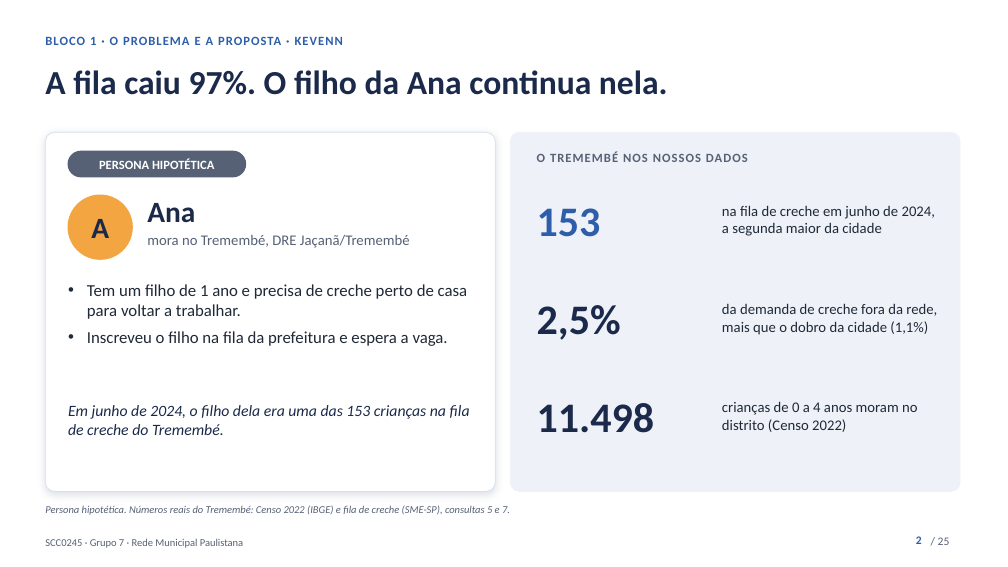
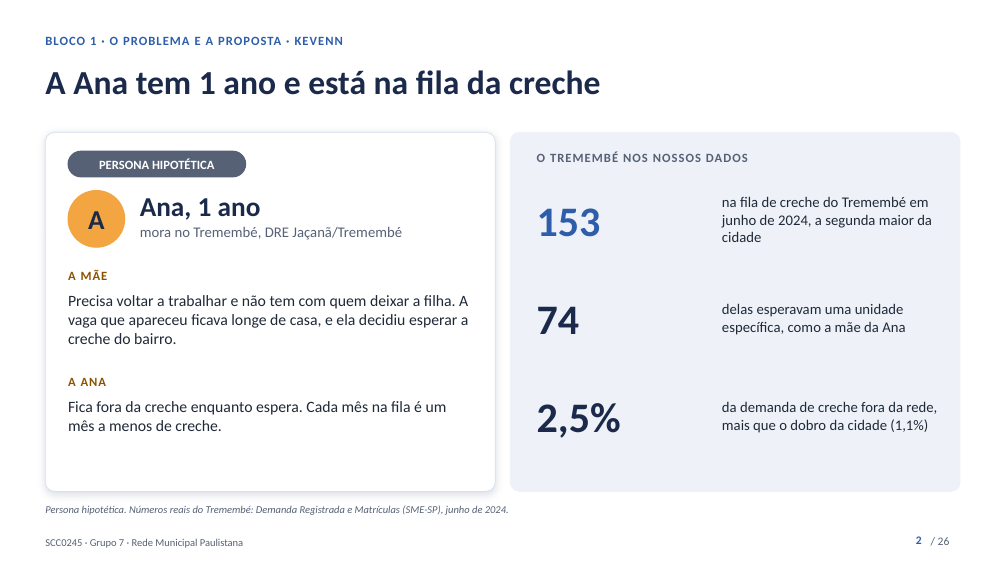
Before and after one commit to kevennlaranjeira/OLAP2026, a slide deck: slide 2 of docs/apresentacao/apresentacao-projeto1.pptx. Drawn at 1008x567 pixels with LibreOffice and Linux fonts; fonts in the diff are those of the drawing. Boxes give left, top, right and bottom in pixels: in the first picture for what was removed or moved away, otherwise in the second. Text is boxed around its words. In the diff, an @@ line names an element or a change of style, - is before the commit and + after.

Commit message:
docs(apresentacao): abertura mais longa, com a Ana de 1 ano, a mãe e o impacto (#15)
A Ana passa a ser a criança: tem 1 ano, mora no Tremembé e está na fila de creche. A mãe precisa voltar a trabalhar e espera a creche do bairro, e cada mês na fila é um mês a menos de creche. Um slide novo, escuro, pergunta à plateia "E se fosse o seu filho?": em junho de 2024 ainda havia 3.633 crianças na fila de creche, 2.502 delas esperando uma unidade específica e 1.131 aceitando qualquer unidade, nenhuma havia mais de 30 dias.

Outro slide novo, "Do dado à vaga", troca as perguntas do gestor por um ciclo (medir, localizar, decidir, acompanhar) ligado às consultas: como quase sete em cada dez crianças da fila esperam uma unidade específica, falta vaga no lugar certo.

O bloco 1 fica com 6,5 minutos, por decisão do Kevenn, e os outros com 5; docs/08 registra a escolha e o que fazer se a professora segurar os 20 minutos. O teste de tempo passa a conferir o combinado. pptx, HTML, PDF e docs vão para 26 slides.

```diff
--- a/docs/apresentacao/apresentacao-projeto1.pptx
+++ b/docs/apresentacao/apresentacao-projeto1.pptx
@@ text at box(45, 70, 601, 95): text changed @@
-A fila caiu 97%. O filho da Ana continua nela.
+A Ana tem 1 ano e está na fila da creche
@@ text "A" at box(88, 211, 105, 229): size 28 to 26 pt @@
@@ ellipse: place and size @@
-ellipse at box(68, 195, 132, 259)
+ellipse at box(68, 191, 125, 247)
@@ text at box(140, 198, 261, 220): text changed; size 28 to 26 pt @@
-Ana
+Ana, 1 ano
@@ text at box(722, 196, 932, 242): text changed @@
-na fila de creche em junho de 2024, a segunda maior da cidade
+na fila de creche do Tremembé em junho de 2024, a segunda maior da cidade
@@ text "mora no Tremembé, DRE Jaçanã/Tremembé": place and size @@
-text "mora no Tremembé, DRE Jaçanã/Tremembé" at box(147, 235, 410, 248)
+text "mora no Tremembé, DRE Jaçanã/Tremembé" at box(140, 227, 402, 240)
@@ text at box(68, 295, 469, 344): text changed; size 16 to 15 pt @@
-• Tem um filho de 1 ano e precisa de creche perto de casa para voltar a trabalhar.
-• Inscreveu o filho na fila da prefeitura e espera a vaga.
+Precisa voltar a trabalhar e não tem com quem deixar a filha. A vaga que apareceu ficava longe de casa, e ela decidiu esperar a creche do bairro.
@@ text added at box(68, 270, 108, 280), 12 pt, text #8A5300, bold @@
+A MÃE
@@ text added at box(537, 306, 580, 334), 40 pt, text #1B2A4A, bold @@
+74
@@ text added at box(722, 303, 905, 335), 14 pt, text #1F2937 @@
+delas esperavam uma unidade específica, como a mãe da Ana
@@ text added at box(68, 377, 107, 386), 12 pt, text #8A5300, bold @@
+A ANA
@@ text "2,5%": place and size @@
-text "2,5%" at box(537, 305, 621, 340)
+text "2,5%" at box(537, 403, 621, 438)
@@ text "da demanda de creche fora ...": place and size @@
-text "da demanda de creche fora ..." at box(722, 303, 937, 335)
+text "da demanda de creche fora ..." at box(722, 401, 937, 433)
@@ text at box(68, 401, 447, 431): text changed; text colour #1B2A4A to #1F2937; italic off @@
-Em junho de 2024, o filho dela era uma das 153 crianças na fila de creche do Tremembé.
+Fica fora da creche enquanto espera. Cada mês na fila é um mês a menos de creche.
@@ text removed at box(537, 403, 654, 433) @@
-11.498
@@ text removed at box(722, 401, 917, 432) @@
-crianças de 0 a 4 anos moram no distrito (Censo 2022)
@@ text at box(45, 505, 509, 515): text changed @@
-Persona hipotética. Números reais do Tremembé: Censo 2022 (IBGE) e fila de creche (SME-SP), consultas 5 e 7.
+Persona hipotética. Números reais do Tremembé: Demanda Registrada e Matrículas (SME-SP), junho de 2024.
@@ text at box(938, 537, 950, 545): text changed @@
-/ 25
+/ 26
```
Also in this commit, not shown: 22 other slides changed, 2 slides added, 1 slide removed, 8 other files.
